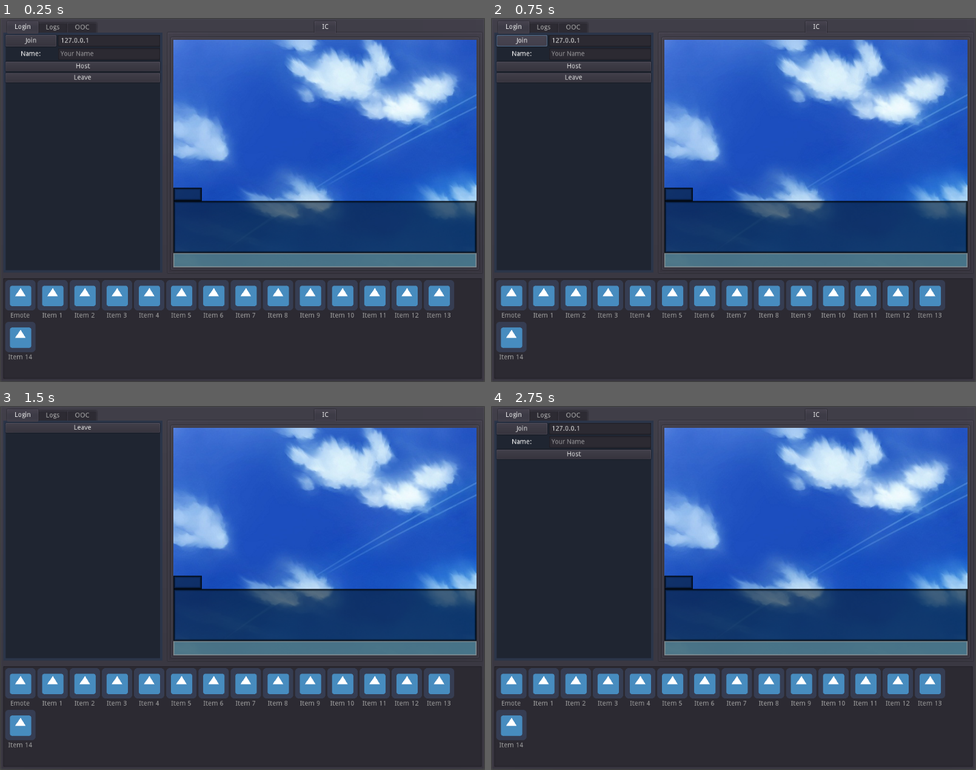
Above: before the commit, frames 1-4 (two rows, left to right).
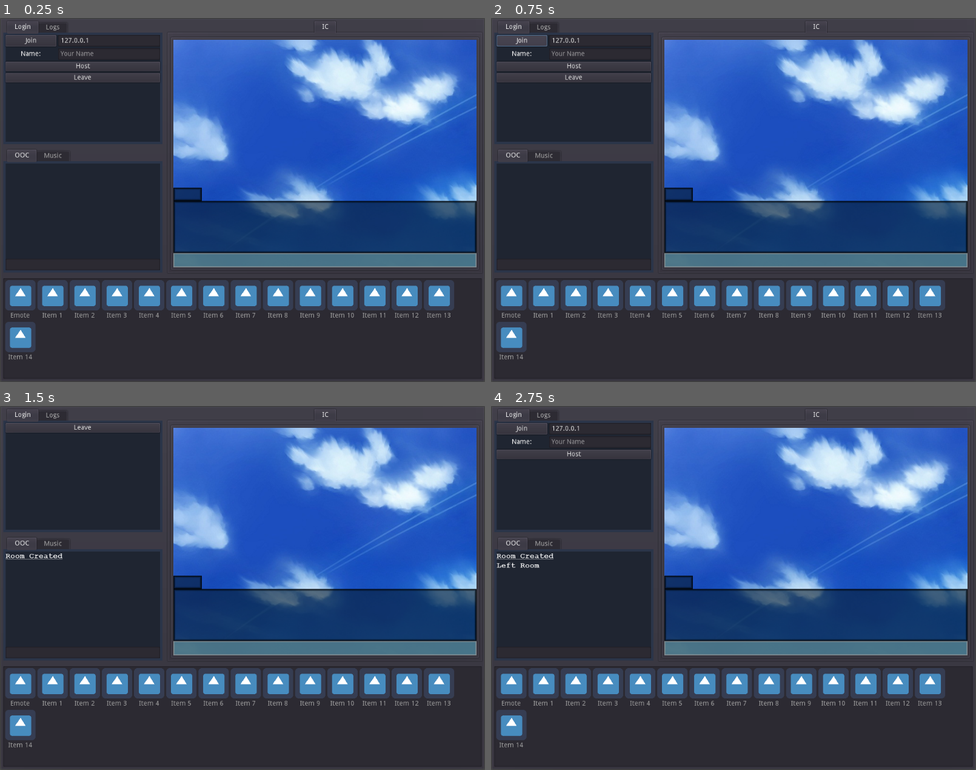
Above: after the commit, the same moments.

Repository: Crystalwarrior/GodotAO
Game: Godot game, scene res://ChatRoom.tscn
The game is run twice, just before and just after one commit, with the same random seed, the same clock (stepped at 60 frames per second) and the same inputs. The engine's default icon, where the game draws it, is replaced by a stand-in: a white triangle on a blue panel in a dark square.
Inputs:
- Up to frame 1 (0.25 s): no input
- Up to frame 2 (0.75 s): click "Join" at 0.5 s
- Up to frame 3 (1.5 s): click "Host" at 1.25 s
- Up to frame 4 (2.75 s): click "Leave" at 2 s

The runs differ from the first frame. In frame 1, 1.3% of the frame differs, in the area x 1-33%, y 1-40%; in frame 2, 1.3%; in frame 3, 1.4%; in frame 4, 1.5%, in the area x 1-33%, y 1-45%.

Commit message:
Split OOC to a new tabcontainer

Diff:
--- a/ChatRoom.gd
+++ b/ChatRoom.gd
@@ -3,17 +3,17 @@
 const PORT = 25565
 const MAX_USERS = 16 #not including host
 
-onready var chat_display = $PanelContainer/MainWindow/HSplitContainer/Info/OOC/Text
-onready var chat_input = $PanelContainer/MainWindow/HSplitContainer/Info/OOC/Input
+onready var chat_display = $PanelContainer/MainWindow/HSplit/VSplit/Info2/OOC/Text
+onready var chat_input = $PanelContainer/MainWindow/HSplit/VSplit/Info2/OOC/Input
 
-onready var say_box = $PanelContainer/MainWindow/HSplitContainer/View/IC/Say/Box
-onready var say_display = $PanelContainer/MainWindow/HSplitContainer/View/IC/Say/Box/Display/Text
-onready var say_name = $PanelContainer/MainWindow/HSplitContainer/View/IC/Say/Box/Name/Text
-onready var say_input = $PanelContainer/MainWindow/HSplitContainer/View/IC/Say/Input
+onready var say_box = $PanelContainer/MainWindow/HSplit/View/IC/Say/Box
+onready var say_display = $PanelContainer/MainWindow/HSplit/View/IC/Say/Box/Display/Text
+onready var say_name = $PanelContainer/MainWindow/HSplit/View/IC/Say/Box/Name/Text
+onready var say_input = $PanelContainer/MainWindow/HSplit/View/IC/Say/Input
 
-onready var say_logs = $PanelContainer/MainWindow/HSplitContainer/Info/Logs/Text
+onready var say_logs = $PanelContainer/MainWindow/HSplit/VSplit/Info/Logs/Text
 
-onready var login = $PanelContainer/MainWindow/HSplitContainer/Info/Login
+onready var login = $PanelContainer/MainWindow/HSplit/VSplit/Info/Login
 
 var my_name = ""
 var clients = {}
--- a/ChatRoom.tscn
+++ b/ChatRoom.tscn
@@ -52,20 +52,28 @@
 margin_right = 1017.0
 margin_bottom = 761.0
 
-[node name="HSplitContainer" type="HSplitContainer" parent="PanelContainer/MainWindow"]
+[node name="HSplit" type="HSplitContainer" parent="PanelContainer/MainWindow"]
 margin_right = 1010.0
 margin_bottom = 530.0
 
-[node name="Info" type="TabContainer" parent="PanelContainer/MainWindow/HSplitContainer"]
+[node name="VSplit" type="VSplitContainer" parent="PanelContainer/MainWindow/HSplit"]
 margin_right = 336.0
 margin_bottom = 530.0
+size_flags_horizontal = 3
+
+[node name="Info" type="TabContainer" parent="PanelContainer/MainWindow/HSplit/VSplit"]
+margin_right = 336.0
+margin_bottom = 259.0
 rect_min_size = Vector2( 230, 0 )
 size_flags_horizontal = 3
+size_flags_vertical = 3
 custom_styles/panel = SubResource( 1 )
 tab_align = 0
 drag_to_rearrange_enabled = true
 
-[node name="Login" type="VBoxContainer" parent="PanelContainer/MainWindow/HSplitContainer/Info"]
+[node name="Login" type="VBoxContainer" parent="PanelContainer/MainWindow/HSplit/VSplit/Info"]
+editor/display_folded = true
+visible = false
 anchor_right = 1.0
 anchor_bottom = 1.0
 margin_left = 5.0
@@ -73,63 +81,61 @@
 margin_right = -5.0
 margin_bottom = -5.0
 
-[node name="JoinBox" type="HBoxContainer" parent="PanelContainer/MainWindow/HSplitContainer/Info/Login"]
-editor/display_folded = true
-margin_right = 326.0
+[node name="JoinBox" type="HBoxContainer" parent="PanelContainer/MainWindow/HSplit/VSplit/Info/Login"]
+editor/display_folded = true
+margin_right = 220.0
 margin_bottom = 24.0
 
-[node name="JoinButton" type="Button" parent="PanelContainer/MainWindow/HSplitContainer/Info/Login/JoinBox"]
-margin_right = 107.0
+[node name="JoinButton" type="Button" parent="PanelContainer/MainWindow/HSplit/VSplit/Info/Login/JoinBox"]
+margin_right = 72.0
 margin_bottom = 24.0
 size_flags_horizontal = 3
 text = "Join"
 
-[node name="IPEnter" type="LineEdit" parent="PanelContainer/MainWindow/HSplitContainer/Info/Login/JoinBox"]
-margin_left = 111.0
-margin_right = 326.0
+[node name="IPEnter" type="LineEdit" parent="PanelContainer/MainWindow/HSplit/VSplit/Info/Login/JoinBox"]
+margin_left = 76.0
+margin_right = 220.0
 margin_bottom = 24.0
 size_flags_horizontal = 3
 size_flags_stretch_ratio = 2.0
 text = "127.0.0.1"
 
-[node name="NameBox" type="HBoxContainer" parent="PanelContainer/MainWindow/HSplitContainer/Info/Login"]
+[node name="NameBox" type="HBoxContainer" parent="PanelContainer/MainWindow/HSplit/VSplit/Info/Login"]
 editor/display_folded = true
 margin_top = 28.0
-margin_right = 326.0
+margin_right = 220.0
 margin_bottom = 52.0
 
-[node name="JoinButton" type="Label" parent="PanelContainer/MainWindow/HSplitContainer/Info/Login/NameBox"]
+[node name="JoinButton" type="Label" parent="PanelContainer/MainWindow/HSplit/VSplit/Info/Login/NameBox"]
 margin_top = 5.0
-margin_right = 107.0
+margin_right = 72.0
 margin_bottom = 19.0
 size_flags_horizontal = 3
 text = "Name:"
 align = 1
 
-[node name="Input" type="LineEdit" parent="PanelContainer/MainWindow/HSplitContainer/Info/Login/NameBox"]
-margin_left = 111.0
-margin_right = 326.0
+[node name="Input" type="LineEdit" parent="PanelContainer/MainWindow/HSplit/VSplit/Info/Login/NameBox"]
+margin_left = 76.0
+margin_right = 220.0
 margin_bottom = 24.0
 size_flags_horizontal = 3
 size_flags_stretch_ratio = 2.0
 max_length = 24
 placeholder_text = "Your Name"
 
-[node name="HostButton" type="Button" parent="PanelContainer/MainWindow/HSplitContainer/Info/Login"]
+[node name="HostButton" type="Button" parent="PanelContainer/MainWindow/HSplit/VSplit/Info/Login"]
 margin_top = 56.0
-margin_right = 326.0
+margin_right = 220.0
 margin_bottom = 76.0
 text = "Host"
 
-[node name="LeaveButton" type="Button" parent="PanelContainer/MainWindow/HSplitContainer/Info/Login"]
+[node name="LeaveButton" type="Button" parent="PanelContainer/MainWindow/HSplit/VSplit/Info/Login"]
 margin_top = 80.0
-margin_right = 326.0
+margin_right = 220.0
 margin_bottom = 100.0
 text = "Leave"
 
-[node name="Logs" type="VBoxContainer" parent="PanelContainer/MainWindow/HSplitContainer/Info"]
-editor/display_folded = true
-visible = false
+[node name="Logs" type="VBoxContainer" parent="PanelContainer/MainWindow/HSplit/VSplit/Info"]
 anchor_right = 1.0
 anchor_bottom = 1.0
 margin_left = 5.0
@@ -137,9 +143,9 @@
 margin_right = -5.0
 margin_bottom = -5.0
 
-[node name="Text" type="RichTextLabel" parent="PanelContainer/MainWindow/HSplitContainer/Info/Logs"]
-margin_right = 340.0
-margin_bottom = 720.0
+[node name="Text" type="RichTextLabel" parent="PanelContainer/MainWindow/HSplit/VSplit/Info/Logs"]
+margin_right = 326.0
+margin_bottom = 225.0
 focus_mode = 2
 size_flags_vertical = 3
 custom_fonts/bold_italics_font = ExtResource( 2 )
@@ -152,9 +158,19 @@
 scroll_following = true
 selection_enabled = true
 
-[node name="OOC" type="VBoxContainer" parent="PanelContainer/MainWindow/HSplitContainer/Info"]
-editor/display_folded = true
-visible = false
+[node name="Info2" type="TabContainer" parent="PanelContainer/MainWindow/HSplit/VSplit"]
+margin_top = 271.0
+margin_right = 336.0
+margin_bottom = 530.0
+rect_min_size = Vector2( 230, 0 )
+size_flags_horizontal = 3
+size_flags_vertical = 3
+custom_styles/panel = SubResource( 1 )
+tab_align = 0
+drag_to_rearrange_enabled = true
+
+[node name="OOC" type="VBoxContainer" parent="PanelContainer/MainWindow/HSplit/VSplit/Info2"]
+editor/display_folded = true
 anchor_right = 1.0
 anchor_bottom = 1.0
 margin_left = 5.0
@@ -162,9 +178,9 @@
 margin_right = -5.0
 margin_bottom = -5.0
 
-[node name="Text" type="RichTextLabel" parent="PanelContainer/MainWindow/HSplitContainer/Info/OOC"]
-margin_right = 374.0
-margin_bottom = 418.0
+[node name="Text" type="RichTextLabel" parent="PanelContainer/MainWindow/HSplit/VSplit/Info2/OOC"]
+margin_right = 326.0
+margin_bottom = 197.0
 focus_mode = 2
 size_flags_vertical = 3
 custom_fonts/bold_italics_font = ExtResource( 2 )
@@ -177,20 +193,53 @@
 scroll_following = true
 selection_enabled = true
 
-[node name="Input" type="LineEdit" parent="PanelContainer/MainWindow/HSplitContainer/Info/OOC"]
-margin_top = 422.0
-margin_right = 374.0
-margin_bottom = 446.0
+[node name="Input" type="LineEdit" parent="PanelContainer/MainWindow/HSplit/VSplit/Info2/OOC"]
+margin_top = 201.0
+margin_right = 326.0
+margin_bottom = 225.0
 __meta__ = {
 "_edit_lock_": true
 }
 
-[node name="View" type="TabContainer" parent="PanelContainer/MainWindow/HSplitContainer"]
+[node name="Music" type="VBoxContainer" parent="PanelContainer/MainWindow/HSplit/VSplit/Info2"]
+visible = false
+anchor_right = 1.0
+anchor_bottom = 1.0
+margin_left = 5.0
+margin_top = 29.0
+margin_right = -5.0
+margin_bottom = -5.0
+
+[node name="Text" type="RichTextLabel" parent="PanelContainer/MainWindow/HSplit/VSplit/Info2/Music"]
+margin_right = 326.0
+margin_bottom = 197.0
+focus_mode = 2
+size_flags_vertical = 3
+custom_fonts/bold_italics_font = ExtResource( 2 )
+custom_fonts/italics_font = ExtResource( 3 )
+custom_fonts/bold_font = ExtResource( 4 )
+custom_fonts/normal_font = ExtResource( 5 )
+bbcode_enabled = true
+text = "
+"
+scroll_following = true
+selection_enabled = true
+
+[node name="Input" type="LineEdit" parent="PanelContainer/MainWindow/HSplit/VSplit/Info2/Music"]
+margin_top = 201.0
+margin_right = 326.0
+margin_bottom = 225.0
+__meta__ = {
+"_edit_lock_": true
+}
+
+[node name="View" type="TabContainer" parent="PanelContainer/MainWindow/HSplit"]
+editor/display_folded = true
 margin_left = 348.0
 margin_right = 1010.0
 margin_bottom = 530.0
 
-[node name="IC" type="PanelContainer" parent="PanelContainer/MainWindow/HSplitContainer/View"]
+[node name="IC" type="PanelContainer" parent="PanelContainer/MainWindow/HSplit/View"]
 anchor_right = 1.0
 anchor_bottom = 1.0
 margin_left = 4.0
@@ -198,43 +247,48 @@
 margin_right = -4.0
 margin_bottom = -4.0
 
-[node name="View" type="ViewportContainer" parent="PanelContainer/MainWindow/HSplitContainer/View/IC"]
+[node name="View" type="ViewportContainer" parent="PanelContainer/MainWindow/HSplit/View/IC"]
 margin_left = 7.0
 margin_top = 7.0
 margin_right = 647.0
 margin_bottom = 487.0
 rect_min_size = Vector2( 640, 480 )
 rect_clip_content = true
-size_flags_horizontal = 4
+size_flags_horizontal = 8
 size_flags_vertical = 0
 
-[node name="Viewport" type="Viewport" parent="PanelContainer/MainWindow/HSplitContainer/View/IC/View"]
+[node name="Viewport" type="Viewport" parent="PanelContainer/MainWindow/HSplit/View/IC/View"]
+editor/display_folded = true
 size = Vector2( 640, 480 )
 handle_input_locally = false
 usage = 0
 render_target_update_mode = 3
 
-[node name="Node2D" type="Node2D" parent="PanelContainer/MainWindow/HSplitContainer/View/IC/View/Viewport"]
-
-[node name="bg" type="Sprite" parent="PanelContainer/MainWindow/HSplitContainer/View/IC/View/Viewport/Node2D"]
+[node name="Node2D" type="Node2D" parent="PanelContainer/MainWindow/HSplit/View/IC/View/Viewport"]
+
+[node name="bg" type="Sprite" parent="PanelContainer/MainWindow/HSplit/View/IC/View/Viewport/Node2D"]
 texture = ExtResource( 6 )
 centered = false
 
-[node name="Say" type="VBoxContainer" parent="PanelContainer/MainWindow/HSplitContainer/View/IC"]
+[node name="Say" type="VBoxContainer" parent="PanelContainer/MainWindow/HSplit/View/IC"]
+editor/display_folded = true
 margin_left = 7.0
 margin_top = 7.0
 margin_right = 647.0
 margin_bottom = 487.0
+rect_min_size = Vector2( 640, 480 )
+size_flags_horizontal = 8
+size_flags_vertical = 0
 custom_constants/separation = 0
 alignment = 2
 
-[node name="Box" type="VBoxContainer" parent="PanelContainer/MainWindow/HSplitContainer/View/IC/Say"]
+[node name="Box" type="VBoxContainer" parent="PanelContainer/MainWindow/HSplit/View/IC/Say"]
 margin_top = 312.0
 margin_right = 640.0
 margin_bottom = 450.0
 custom_constants/separation = 0
 
-[node name="Name" type="PanelContainer" parent="PanelContainer/MainWindow/HSplitContainer/View/IC/Say/Box"]
+[node name="Name" type="PanelContainer" parent="PanelContainer/MainWindow/HSplit/View/IC/Say/Box"]
 editor/display_folded = true
 margin_right = 60.0
 margin_bottom = 28.0
@@ -242,13 +296,13 @@
 size_flags_horizontal = 0
 custom_styles/panel = SubResource( 2 )
 
-[node name="Text" type="Label" parent="PanelContainer/MainWindow/HSplitContainer/View/IC/Say/Box/Name"]
+[node name="Text" type="Label" parent="PanelContainer/MainWindow/HSplit/View/IC/Say/Box/Name"]
 margin_left = 5.0
 margin_top = 7.0
 margin_right = 55.0
 margin_bottom = 21.0
 
-[node name="Display" type="Panel" parent="PanelContainer/MainWindow/HSplitContainer/View/IC/Say/Box"]
+[node name="Display" type="Panel" parent="PanelContainer/MainWindow/HSplit/View/IC/Say/Box"]
 editor/display_folded = true
 margin_top = 28.0
 margin_right = 640.0
@@ -259,7 +313,7 @@
 "_edit_group_": true
 }
 
-[node name="Text" type="RichTextLabel" parent="PanelContainer/MainWindow/HSplitContainer/View/IC/Say/Box/Display"]
+[node name="Text" type="RichTextLabel" parent="PanelContainer/MainWindow/HSplit/View/IC/Say/Box/Display"]
 anchor_right = 1.0
 anchor_bottom = 1.0
 margin_left = 15.0
@@ -275,7 +329,7 @@
 scroll_following = true
 selection_enabled = true
 
-[node name="Input" type="LineEdit" parent="PanelContainer/MainWindow/HSplitContainer/View/IC/Say"]
+[node name="Input" type="LineEdit" parent="PanelContainer/MainWindow/HSplit/View/IC/Say"]
 margin_top = 450.0
 margin_right = 640.0
 margin_bottom = 480.0
@@ -293,8 +347,9 @@
 icon_mode = 0
 fixed_icon_size = Vector2( 64, 64 )
 
-[connection signal="button_up" from="PanelContainer/MainWindow/HSplitContainer/Info/Login/JoinBox/JoinButton" to="." method="_on_JoinButton_button_up"]
-[connection signal="button_up" from="PanelContainer/MainWindow/HSplitContainer/Info/Login/HostButton" to="." method="_on_HostButton_button_up"]
-[connection signal="button_up" from="PanelContainer/MainWindow/HSplitContainer/Info/Login/LeaveButton" to="." method="_on_LeaveButton_button_up"]
-[connection signal="text_entered" from="PanelContainer/MainWindow/HSplitContainer/Info/OOC/Input" to="." method="_on_ChatInput_text_entered"]
-[connection signal="text_entered" from="PanelContainer/MainWindow/HSplitContainer/View/IC/Say/Input" to="." method="_on_SayInput_text_entered"]
+[connection signal="button_up" from="PanelContainer/MainWindow/HSplit/VSplit/Info/Login/JoinBox/JoinButton" to="." method="_on_JoinButton_button_up"]
+[connection signal="button_up" from="PanelContainer/MainWindow/HSplit/VSplit/Info/Login/HostButton" to="." method="_on_HostButton_button_up"]
+[connection signal="button_up" from="PanelContainer/MainWindow/HSplit/VSplit/Info/Login/LeaveButton" to="." method="_on_LeaveButton_button_up"]
+[connection signal="text_entered" from="PanelContainer/MainWindow/HSplit/VSplit/Info2/OOC/Input" to="." method="_on_ChatInput_text_entered"]
+[connection signal="text_entered" from="PanelContainer/MainWindow/HSplit/VSplit/Info2/Music/Input" to="." method="_on_ChatInput_text_entered"]
+[connection signal="text_entered" from="PanelContainer/MainWindow/HSplit/View/IC/Say/Input" to="." method="_on_SayInput_text_entered"]
